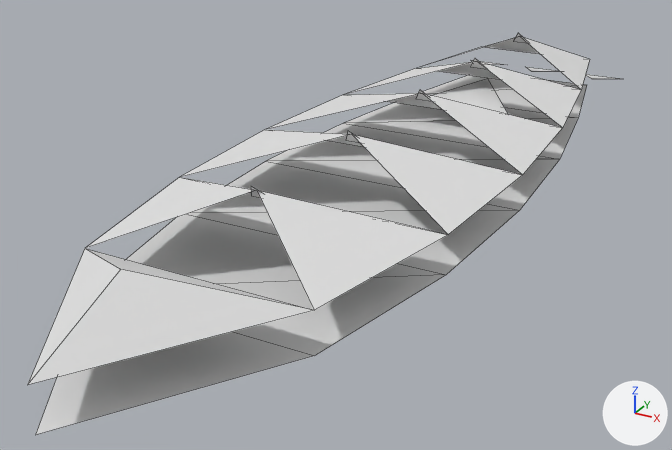
The OBJ model GameData/Meshes/Designs/vesper/vesper_support_mk3_49.obj, before and after one commit.
Camera for both pictures: a camera (50 mm lens) standing at (3.26, -7.61, 2.91) and looking at (-0.32, -1.09, -0.35). Every picture has the same lights, and +X, +Y and +Z are marked at lower right. The picture after the commit comes second. Mesh edges are drawn as thin lines. Where no turn or scale is listed for an object, it has been applied to the vertices. Vertices at exactly the same position are counted once.

The first picture shows 'vesper_support_mk3_49'.
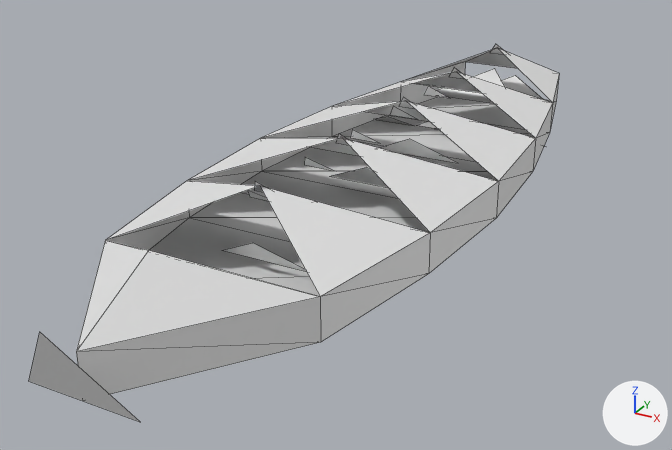
What differs and where, as boxes (x1, y1, x2, y2) in the pictures (672 x 450 px):
'vesper_support_mk3_49', reshaped (11% narrower): before (28, 33, 621, 435); after (29, 44, 559, 422)
part 1 of me_vesper_support_mk3_49, rebuilt (14% narrower): before (28, 37, 590, 385); after (76, 48, 559, 394)
part 2 of me_vesper_support_mk3_49, rebuilt: before (251, 187, 262, 197); after (248, 190, 268, 201)
part 3 of me_vesper_support_mk3_49, rebuilt (9% narrower): before (432, 78, 508, 114); after (436, 68, 505, 103)
part 4 of me_vesper_support_mk3_49, deleted: before (346, 33, 621, 143)
part 5 of me_vesper_support_mk3_49, built on: before (35, 75, 587, 435); after (29, 44, 545, 422)

Diff of the bpy script that builds the scene:
```diff
--- a/GameData/Meshes/Designs/vesper/vesper_support_mk3_49.obj.py
+++ b/GameData/Meshes/Designs/vesper/vesper_support_mk3_49.obj.py
@@ me_vesper_support_mk3_49 @@
 # used by ob_vesper_support_mk3_49; location = (0.0, 0.0, 0.0)
-me_vesper_support_mk3_49.from_pydata(...)  # 59 vertices, 38 faces; spans x -1.22..1.22, y -4.88..3.76, z 0.0..0.68
+me_vesper_support_mk3_49.from_pydata(...)  # 98 vertices, 75 faces; spans x -1.1..1.1, y -4.76..2.6, z 0.0..0.7
+# me_vesper_support_mk3_49 part 1: the loose piece of 19 vertices spanning x -1.22..1.22, y -4.88..3.28, z 0.3..0.63 is rebuilt with 32 vertices and now spans x -1.1..1.1, y -4.54..2.43, z 0.0..0.64
+# me_vesper_support_mk3_49 part 2: the loose piece of 3 vertices spanning x -0.1..0.1, y -2.84..-2.7, z 0.54..0.68 is rebuilt with 3 vertices and now spans x -0.14..0.14, y -2.88..-2.66, z 0.51..0.66
+# me_vesper_support_mk3_49 part 3: the loose piece of 3 vertices spanning x -0.51..0.51, y 0.89..1.67, z 0.24..0.36 is rebuilt with 3 vertices and now spans x -0.48..0.48, y 1.18..1.88, z 0.25..0.43
+# me_vesper_support_mk3_49 part 4: 7 loose pieces with 21 vertices, spanning x -0.99..0.99, y -1.48..3.76, z 0.0..0.68, are deleted
+# me_vesper_support_mk3_49 part 5
+# 13 vertices are removed from x -1.22..1.22, y -4.88..3.28, z 0.0
+# 11 faces are deleted
+# 50 vertices are added at x -0.93..0.93, y -4.76..2.6, z 0.0..0.66
+# 5 new vertices lie (0.11, -0.16, 0.15) away from vertices in x -0.11, y -2.63..2.01, z 0.55
+# 5 new vertices lie (0.11, 0.16, -0.15) away from vertices in x 0.0, y -2.79..1.85, z 0.7
+# 20 new faces join them
```
